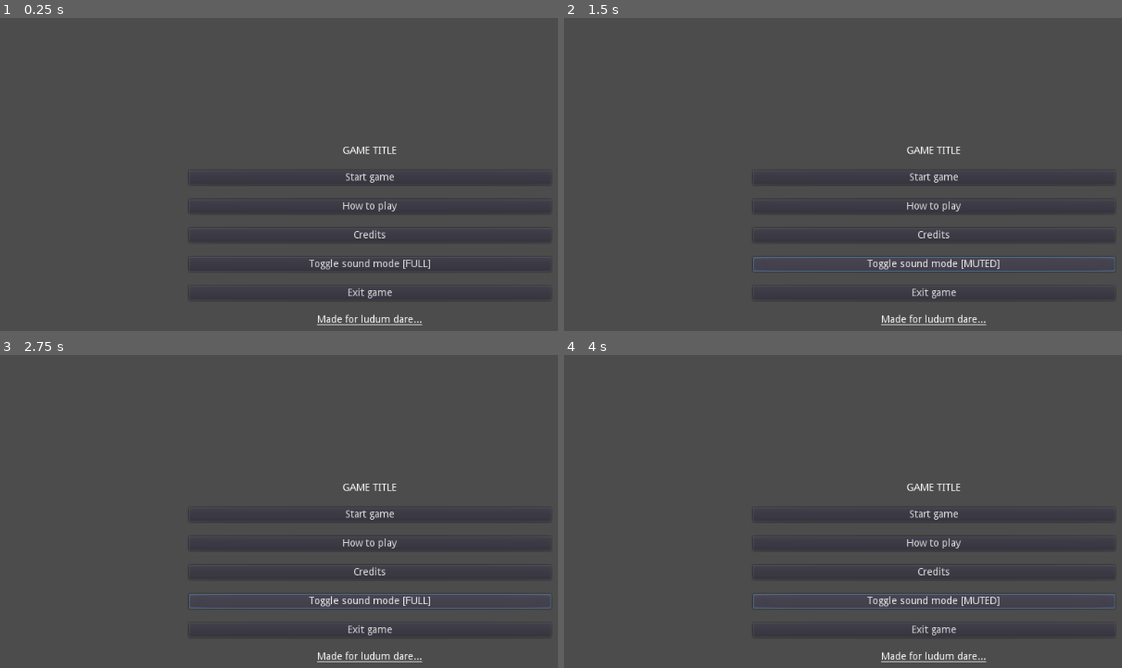
Above: before the commit, frames 1-4 (two rows, left to right).
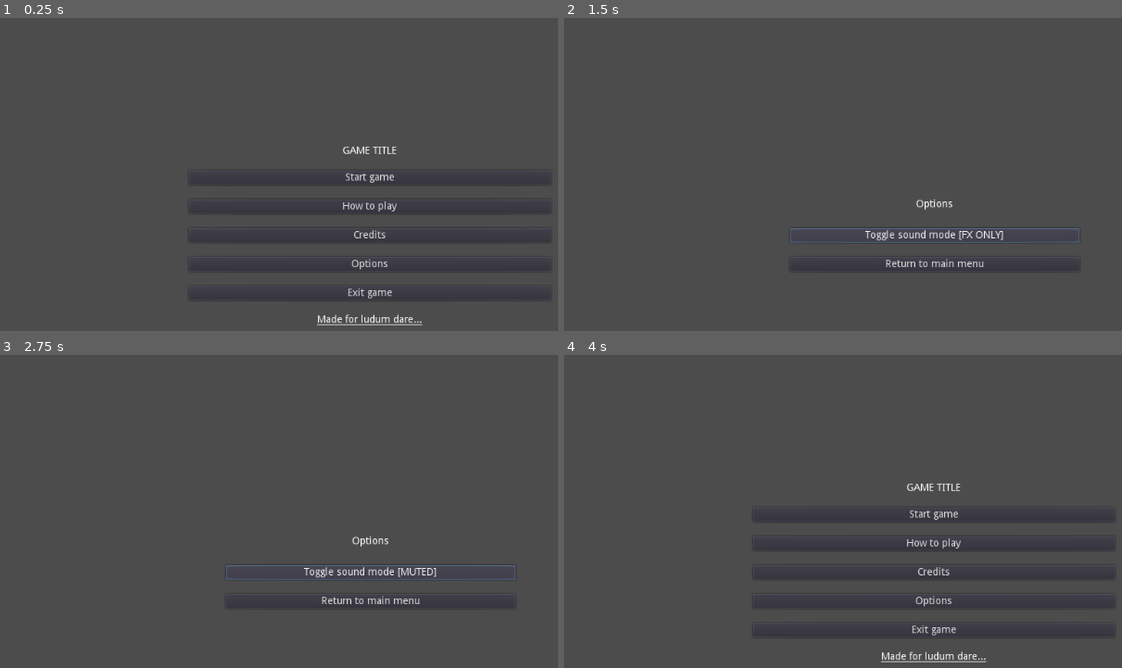
Above: after the commit, the same moments.

Repository: moisesjbc/godot-game-boilerplate
Game: Godot game, scene res://menus/main_menu/main_menu.tscn
The game is run twice, just before and just after one commit, with the same random seed, the same clock (stepped at 60 frames per second) and the same inputs.
Inputs (mouse positions are in pixels of both pictures, inside the frame that each line leads up to):
- Up to frame 1 (0.25 s): no input
- Up to frame 2 (1.5 s): click "Toggle sound mode [FULL]" (after the commit: "Options") at 0.5 s; click "Toggle sound mode [FX ONLY]" (after the commit: "Toggle sound mode [FULL]") at 1.25 s
- Up to frame 3 (2.75 s): click "Toggle sound mode [MUTED]" (after the commit: "Toggle sound mode [FX ONLY]") at 2 s
- Up to frame 4 (4 s): click "Toggle sound mode [FULL]" (after the commit: "Toggle sound mode [MUTED]") at 2.75 s; click (932, 602) at 3.5 s, where only the run after the commit has a clickable "Return to main menu"

The runs differ from the first frame. In frame 1, 0.3% of the frame differs, in the area x 55-78%, y 76-81%; in frame 2, 2.2%; in frame 3, 2.2%, in the area x 33-99%, y 41-99%; in frame 4, 0.8%.

Commit message:
Added options menu

Diff:
--- a/godot-project/menus/main_menu/main_menu.gd
+++ b/godot-project/menus/main_menu/main_menu.gd
@@ -3,11 +3,6 @@
 var SceneUtils = preload("res://scripts/scene_utils.gd")
 
 var music_system_node_path = '/root/music_system'
-
-
-func _ready():
-	print_sound_mode()
-
 
 func _on_start_game_button_pressed():
 	SceneUtils.change_scene(get_tree(), "res://main/main.tscn")
@@ -25,19 +20,6 @@
 	SceneUtils.change_scene(get_tree(), "res://menus/how_to_play_menu/how_to_play_menu.tscn")
 
 
+
 func _on_toggle_sound_button_pressed():
-	get_node(music_system_node_path).toggle_sound_mode()
-	print_sound_mode()
-
-
-func print_sound_mode():
-	var sound_mode = get_node(music_system_node_path).sound_mode
-	var sound_mode_label = ''
-	if sound_mode == get_node(music_system_node_path).SoundMode.FULL:
-		sound_mode_label = 'FULL'
-	elif sound_mode == get_node(music_system_node_path).SoundMode.FX_ONLY:
-		sound_mode_label = 'FX ONLY'
-	else:
-		sound_mode_label = 'MUTED'
-
-	$CenterContainer/VBoxContainer/toggle_sound_button.text = "Toggle sound mode [" + sound_mode_label + "]"
+	SceneUtils.change_scene(get_tree(), "res://menus/options_menu/options_menu.tscn")
--- a/godot-project/menus/main_menu/main_menu.tscn
+++ b/godot-project/menus/main_menu/main_menu.tscn
@@ -56,7 +56,7 @@
 margin_top = 154.0
 margin_right = 500.0
 margin_bottom = 174.0
-text = "Sound mode"
+text = "Options"
 
 [node name="exit_game_button" type="Button" parent="CenterContainer/VBoxContainer"]
 margin_top = 194.0
--- /dev/null
+++ b/godot-project/menus/options_menu/options_menu.gd
@@ -0,0 +1,28 @@
+extends Control
+
+var SceneUtils = preload("res://scripts/scene_utils.gd")
+const music_system_node_path = '/root/music_system'
+
+func _ready():
+	print_sound_mode()
+
+func _on_return_button_pressed():
+	SceneUtils.change_scene(get_tree(), "res://menus/main_menu/main_menu.tscn")
+
+
+func _on_toggle_sound_button_pressed():
+	get_node(music_system_node_path).toggle_sound_mode()
+	print_sound_mode()
+
+
+func print_sound_mode():
+	var sound_mode = get_node(music_system_node_path).sound_mode
+	var sound_mode_label = ''
+	if sound_mode == get_node(music_system_node_path).SoundMode.FULL:
+		sound_mode_label = 'FULL'
+	elif sound_mode == get_node(music_system_node_path).SoundMode.FX_ONLY:
+		sound_mode_label = 'FX ONLY'
+	else:
+		sound_mode_label = 'MUTED'
+
+	$center_container/vbox_container/sound_submenu/toggle_sound_button.text = "Toggle sound mode [" + sound_mode_label + "]"
--- /dev/null
+++ b/godot-project/menus/options_menu/options_menu.tscn
@@ -0,0 +1,65 @@
+[gd_scene load_steps=4 format=2]
+
+[ext_resource path="res://fonts/Ubuntu-B.ttf" type="DynamicFontData" id=1]
+[ext_resource path="res://menus/options_menu/options_menu.gd" type="Script" id=3]
+
+[sub_resource type="DynamicFont" id=2]
+size = 20
+font_data = ExtResource( 1 )
+
+[node name="options_menu" type="Control"]
+pause_mode = 2
+anchor_right = 1.0
+anchor_bottom = 1.0
+script = ExtResource( 3 )
+__meta__ = {
+"_edit_use_anchors_": false
+}
+
+[node name="center_container" type="CenterContainer" parent="."]
+margin_right = 1024.0
+margin_bottom = 602.0
+__meta__ = {
+"_edit_use_anchors_": false
+}
+
+[node name="vbox_container" type="VBoxContainer" parent="center_container"]
+margin_left = 312.0
+margin_top = 251.0
+margin_right = 712.0
+margin_bottom = 351.0
+custom_constants/separation = 20
+
+[node name="options_title" type="Label" parent="center_container/vbox_container"]
+margin_right = 400.0
+margin_bottom = 14.0
+text = "Options"
+align = 1
+
+[node name="sound_submenu" type="VBoxContainer" parent="center_container/vbox_container"]
+margin_top = 34.0
+margin_right = 400.0
+margin_bottom = 60.0
+
+[node name="sound_title" type="Label" parent="center_container/vbox_container/sound_submenu"]
+margin_right = 400.0
+margin_bottom = 2.0
+custom_fonts/font = SubResource( 2 )
+custom_colors/font_color = Color( 0.341176, 0.933333, 0.960784, 1 )
+text = "Sound"
+align = 1
+
+[node name="toggle_sound_button" type="Button" parent="center_container/vbox_container/sound_submenu"]
+margin_top = 6.0
+margin_right = 400.0
+margin_bottom = 26.0
+rect_min_size = Vector2( 400, 0 )
+text = "Sound mode"
+
+[node name="return_button" type="Button" parent="center_container/vbox_container"]
+margin_top = 80.0
+margin_right = 400.0
+margin_bottom = 100.0
+text = "Return to main menu"
+[connection signal="pressed" from="center_container/vbox_container/sound_submenu/toggle_sound_button" to="." method="_on_toggle_sound_button_pressed"]
+[connection signal="pressed" from="center_container/vbox_container/return_button" to="." method="_on_return_button_pressed"]
